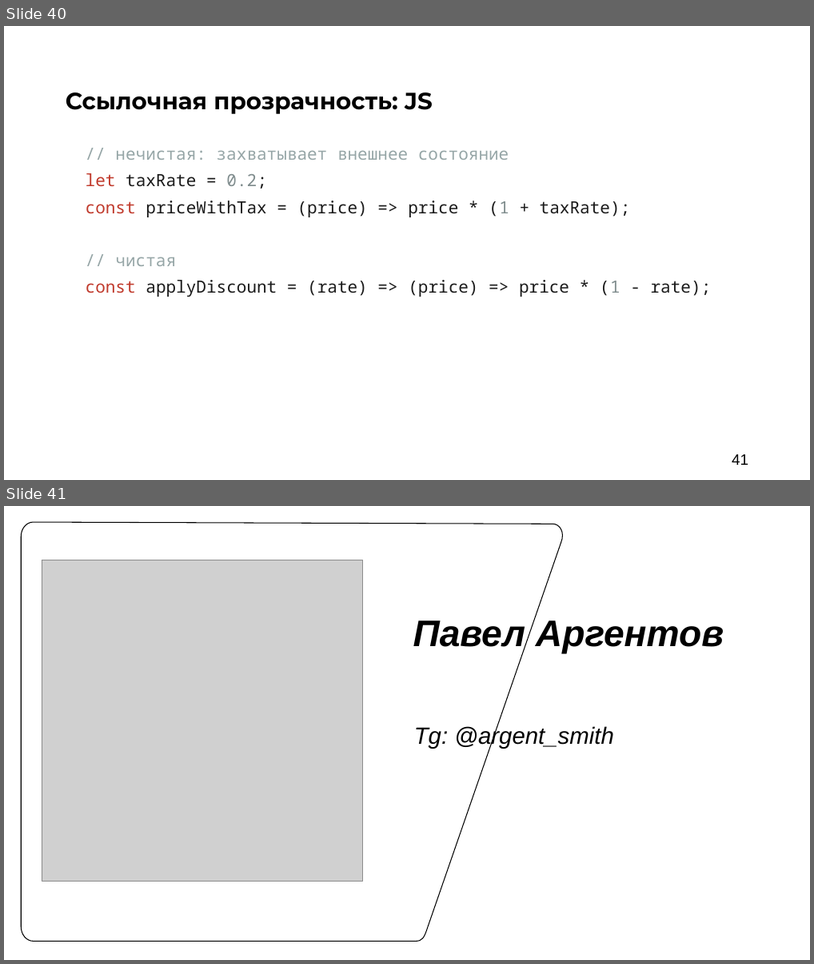
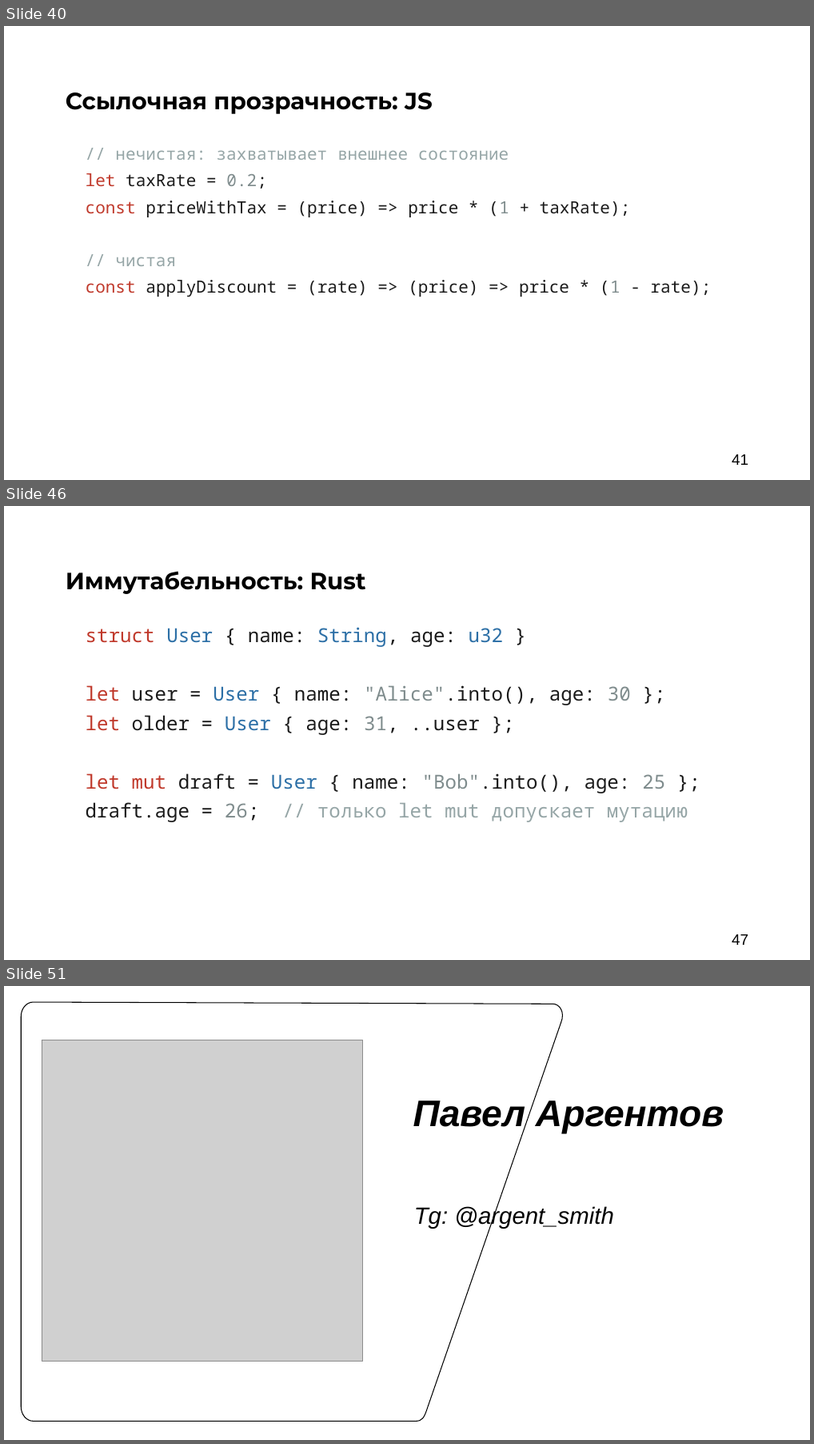
Before and after one commit to argent-smith/presentations, a slide deck: FP_Talk_2026/nastachku/final_presentation.pptx. Shown one above the other, each under a label of ours: slides 40 and 41 before the commit, slides 40, 46 and 51 after it; the slides between them are not shown. The pictures are 814x964 and 814x1444 pixels, drawn with LibreOffice and Linux fonts; fonts in the diff are those of the drawing; grey boxes stand for pictures; background and template pictures are left out. Boxes give left, top, right and bottom in pixels: in the first picture for what was removed or moved away, otherwise in the second. Text is boxed around its words. In the diff, an @@ line names an element or a change of style, - is before the commit and + after.

```diff
--- a/FP_Talk_2026/nastachku/final_presentation.pptx
+++ b/FP_Talk_2026/nastachku/final_presentation.pptx
@@ slide 46 added at (4, 506, 810, 960), background #FFFFFF @@
@@ text added at (66, 571, 366, 594), 28 pt, text #000000, bold @@
+Иммутабельность: Rust
@@ text added at (86, 627, 688, 822), 23 pt, text #1A1A1A @@
+struct User { name: String, age: u32 }
+let user = User { name: "Alice".into(), age: 30 };
+let older = User { age: 31, ..user };
+let mut draft = User { name: "Bob".into(), age: 25 };
+draft.age = 26; // только let mut допускает мутацию
@@ page number added at (732, 934, 749, 944), 18 pt, text #000000 @@
+47
@@ what was slide 41 is now slide 51 @@
```
Also in this commit, not shown: 9 other slides added, 1 other file.
